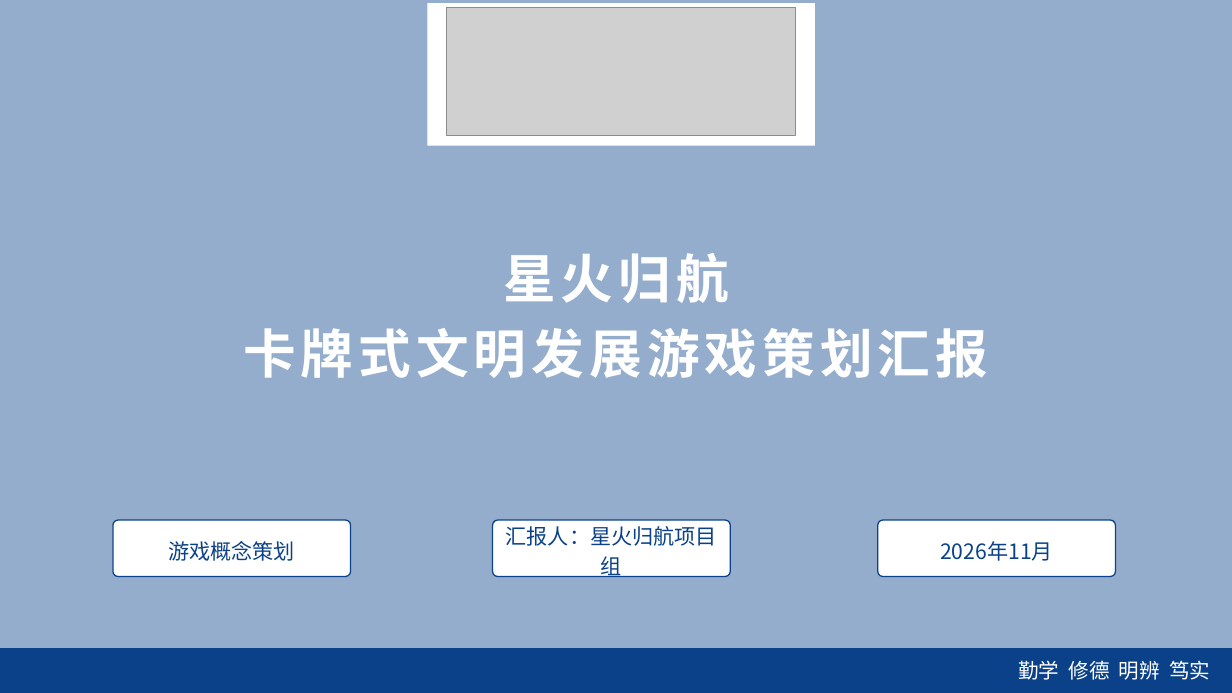
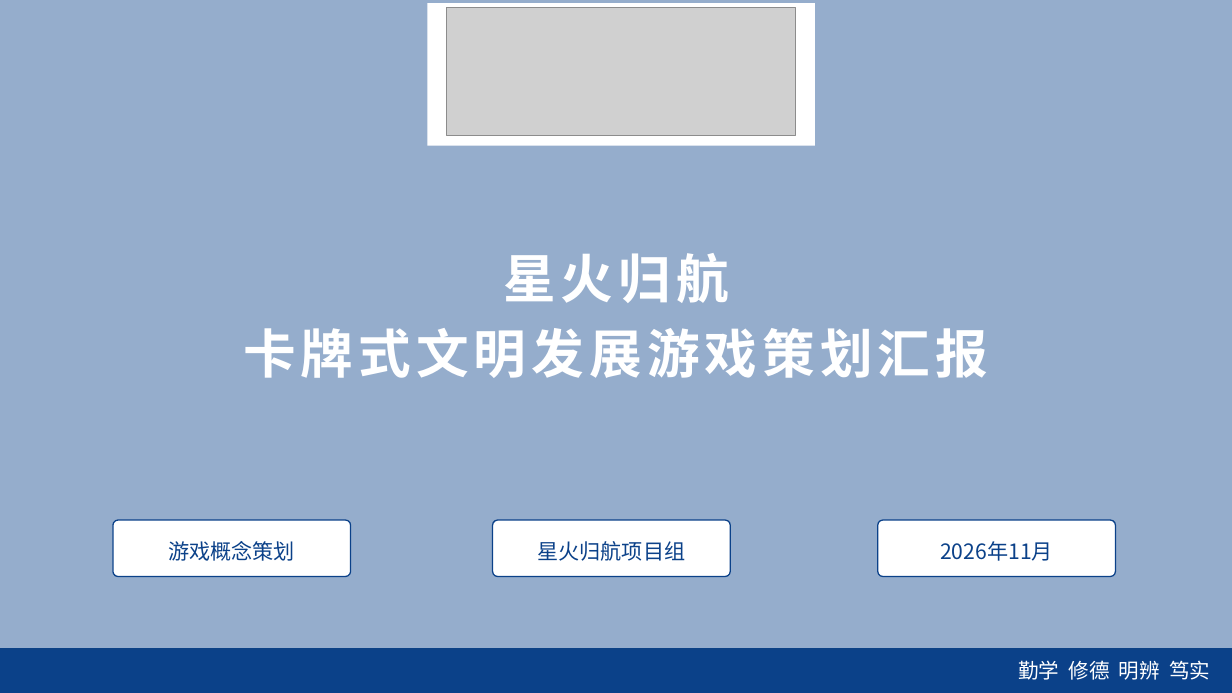
Before and after one commit to Ce1sius/Home-To-Earth, a slide deck: slide 1 of docs/design/history/星火归航游戏策划汇报_封面修正版.pptx. Drawn at 1232x693 pixels with LibreOffice and Linux fonts; fonts in the diff are those of the drawing; grey boxes stand for pictures; background and template pictures are left out. Boxes give left, top, right and bottom in pixels: in the first picture for what was removed or moved away, otherwise in the second. Text is boxed around its words. In the diff, an @@ line names an element or a change of style, - is before the commit and + after.

```diff
--- a/docs/design/history/星火归航游戏策划汇报_封面修正版.pptx
+++ b/docs/design/history/星火归航游戏策划汇报_封面修正版.pptx
@@ text at [537, 541, 685, 561]: text changed @@
-汇报人：星火归航项目组
+星火归航项目组
```
Also in this commit, not shown: 3 other files.
